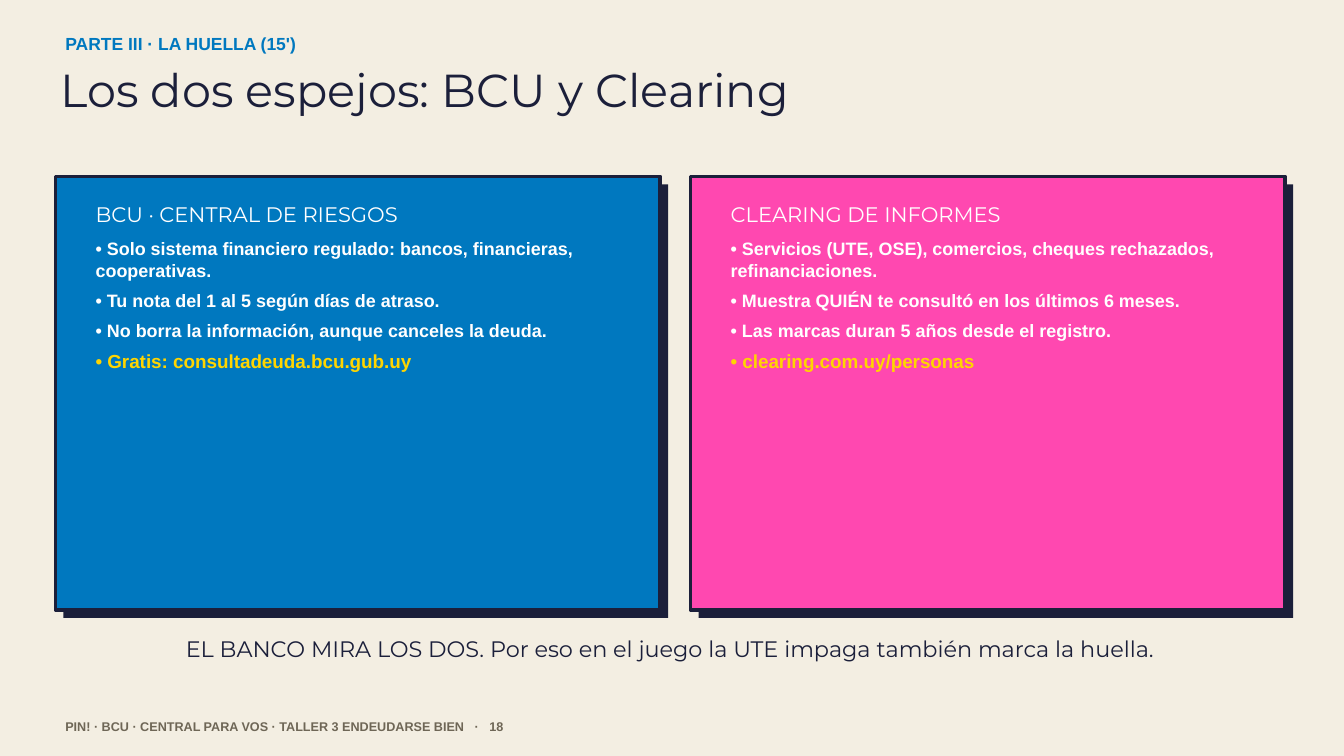
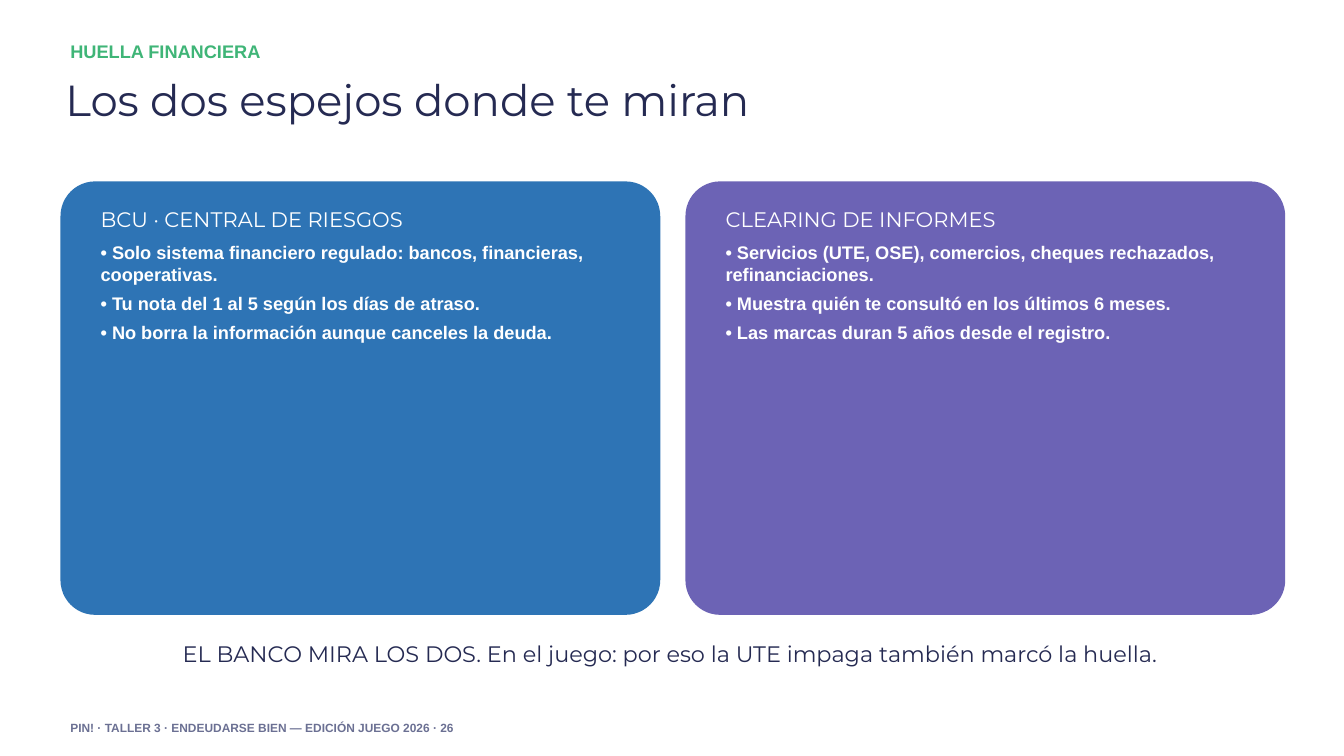
Before and after one commit to ChelabsWeb/endeudarse-bien-stand, a slide deck: slide 26 of Formacion_de_Formadores_Endeudarse_Bien_2026.pptx (slide 18 before the commit). Drawn at 1344x756 pixels with LibreOffice and Linux fonts; fonts in the diff are those of the drawing. Boxes give left, top, right and bottom in pixels: in the first picture for what was removed or moved away, otherwise in the second. Text is boxed around its words. In the diff, an @@ line names an element or a change of style, - is before the commit and + after.

```diff
--- a/Formacion_de_Formadores_Endeudarse_Bien_2026.pptx
+++ b/Formacion_de_Formadores_Endeudarse_Bien_2026.pptx
@@ rectangle removed at bbox=[0, 0, 1344, 756] @@
@@ text at bbox=[70, 45, 260, 58]: text changed; size 12.5 to 13 pt; text colour #0078BF to #3FB577 @@
-PARTE III · LA HUELLA (15')
+HUELLA FINANCIERA
@@ text at bbox=[65, 83, 749, 125]: text changed; size 33 to 31 pt; text colour #1B1F3A to #252A52 @@
-Los dos espejos: BCU y Clearing
+Los dos espejos donde te miran
@@ rectangle removed at bbox=[55, 176, 660, 610] @@
@@ rectangle removed at bbox=[691, 176, 1286, 610] @@
@@ rounded rectangle added at bbox=[60, 181, 660, 615], fill #2E74B5 @@
@@ rectangle removed at bbox=[64, 185, 668, 618] @@
@@ rounded rectangle added at bbox=[686, 181, 1286, 615], fill #6C63B5 @@
@@ rectangle removed at bbox=[699, 185, 1294, 618] @@
@@ text at bbox=[101, 212, 583, 285]: size 12.8 to 13 pt in "• Solo sistema financiero regulado: bancos, financieras, ..."; less space between paragraphs @@
@@ text at bbox=[726, 212, 1214, 343]: size 12.8 to 13 pt in "• Servicios (UTE, OSE), comercios, cheques rechazados, ...", "• Las marcas duran 5 años desde ..."; less space between paragraphs @@
@@ text at bbox=[112, 296, 552, 343]: text changed; size 12.8 to 13 pt @@
-• Tu nota del 1 al 5 según días de atraso.
-• No borra la información, aunque canceles la deuda.
-• Gratis: consultadeuda.bcu.gub.uy
+• Tu nota del 1 al 5 según los días de atraso.
+• No borra la información aunque canceles la deuda.
@@ text at bbox=[737, 296, 1171, 314]: text changed; size 12.8 to 13 pt @@
-• Muestra QUIÉN te consultó en los últimos 6 meses.
+• Muestra quién te consultó en los últimos 6 meses.
@@ text at bbox=[742, 354, 974, 372]: paragraph removed @@
-• clearing.com.uy/personas
@@ text at bbox=[183, 645, 1157, 667]: text changed; text colour #1B1F3A to #252A52 @@
-EL BANCO MIRA LOS DOS. Por eso en el juego la UTE impaga también marca la huella.
+EL BANCO MIRA LOS DOS. En el juego: por eso la UTE impaga también marcó la huella.
@@ text at bbox=[70, 724, 453, 732]: text changed; size 9 to 8.5 pt; text colour #6E6656 to #6B7093 @@
-PIN! · BCU · CENTRAL PARA VOS · TALLER 3 ENDEUDARSE BIEN · 18
+PIN! · TALLER 3 · ENDEUDARSE BIEN — EDICIÓN JUEGO 2026 · 26
```
Also in this commit, not shown: 6 other slides changed, 32 slides added, 16 slides removed, 2 other files.
